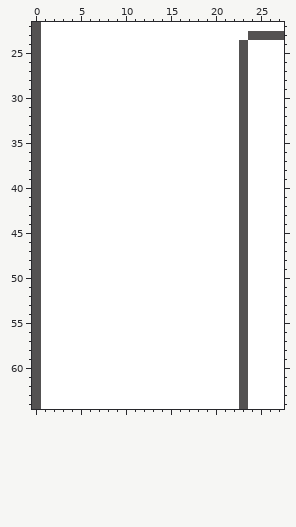
Edited in one commit: pixel-art file (03 - Door/Door-1.3.aseprite). Above, as it was before the edit.
128x128 pixels, 1 frame. Colours within 5 levels of each other are drawn and written as one. Shown: x 0..27, y 22..64.
And afterwards:
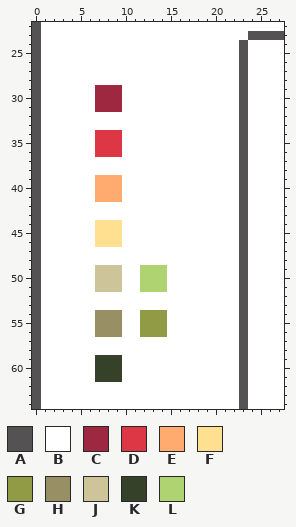
Palette (. is transparent): A #545252  B #ffffff  C #9e2840  D #dd3745  E #ffaa6e  F #ffe091  G #919b45  H #988f64  J #cdc599  K #354229  L #afd370
What changed:
{"change": "layer \"colors\" added"}
{"where": "layer \"colors\""}
{"y":29,"x":7,"old":"BBB","new":"CCC"}
{"y":30,"x":7,"old":"BBB","new":"CCC"}
{"y":31,"x":7,"old":"BBB","new":"CCC"}
{"y":34,"x":7,"old":"BBB","new":"DDD"}
{"y":35,"x":7,"old":"BBB","new":"DDD"}
{"y":36,"x":7,"old":"BBB","new":"DDD"}
{"y":39,"x":7,"old":"BBB","new":"EEE"}
{"y":40,"x":7,"old":"BBB","new":"EEE"}
{"y":41,"x":7,"old":"BBB","new":"EEE"}
{"y":44,"x":7,"old":"BBB","new":"FFF"}
{"y":45,"x":7,"old":"BBB","new":"FFF"}
{"y":46,"x":7,"old":"BBB","new":"FFF"}
{"y":49,"x":7,"old":"BBB","new":"JJJ"}
{"y":49,"x":12,"old":"BBB","new":"LLL"}
{"y":50,"x":7,"old":"BBB","new":"JJJ"}
{"y":50,"x":12,"old":"BBB","new":"LLL"}
{"y":51,"x":7,"old":"BBB","new":"JJJ"}
{"y":51,"x":12,"old":"BBB","new":"LLL"}
{"y":54,"x":7,"old":"BBB","new":"HHH"}
{"y":54,"x":12,"old":"BBB","new":"GGG"}
{"y":55,"x":7,"old":"BBB","new":"HHH"}
{"y":55,"x":12,"old":"BBB","new":"GGG"}
{"y":56,"x":7,"old":"BBB","new":"HHH"}
{"y":56,"x":12,"old":"BBB","new":"GGG"}
{"y":59,"x":7,"old":"BBB","new":"KKK"}
{"y":60,"x":7,"old":"BBB","new":"KKK"}
{"y":61,"x":7,"old":"BBB","new":"KKK"}
{"label":"changed","picture_box":[95,85,167,382]}
